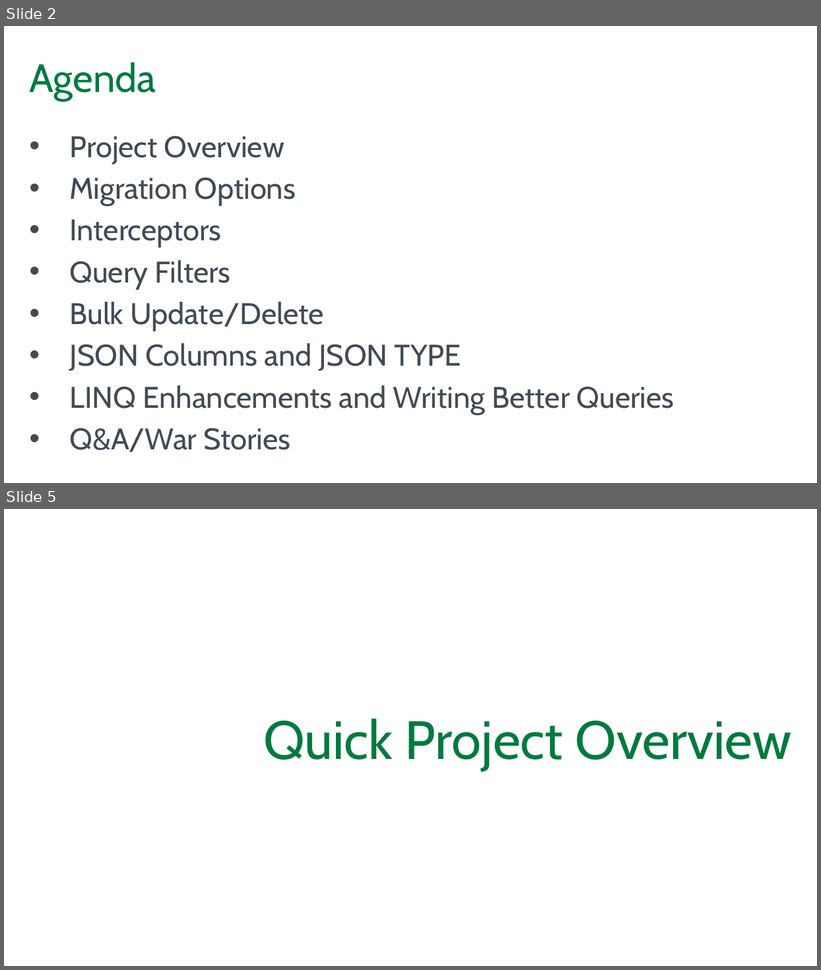
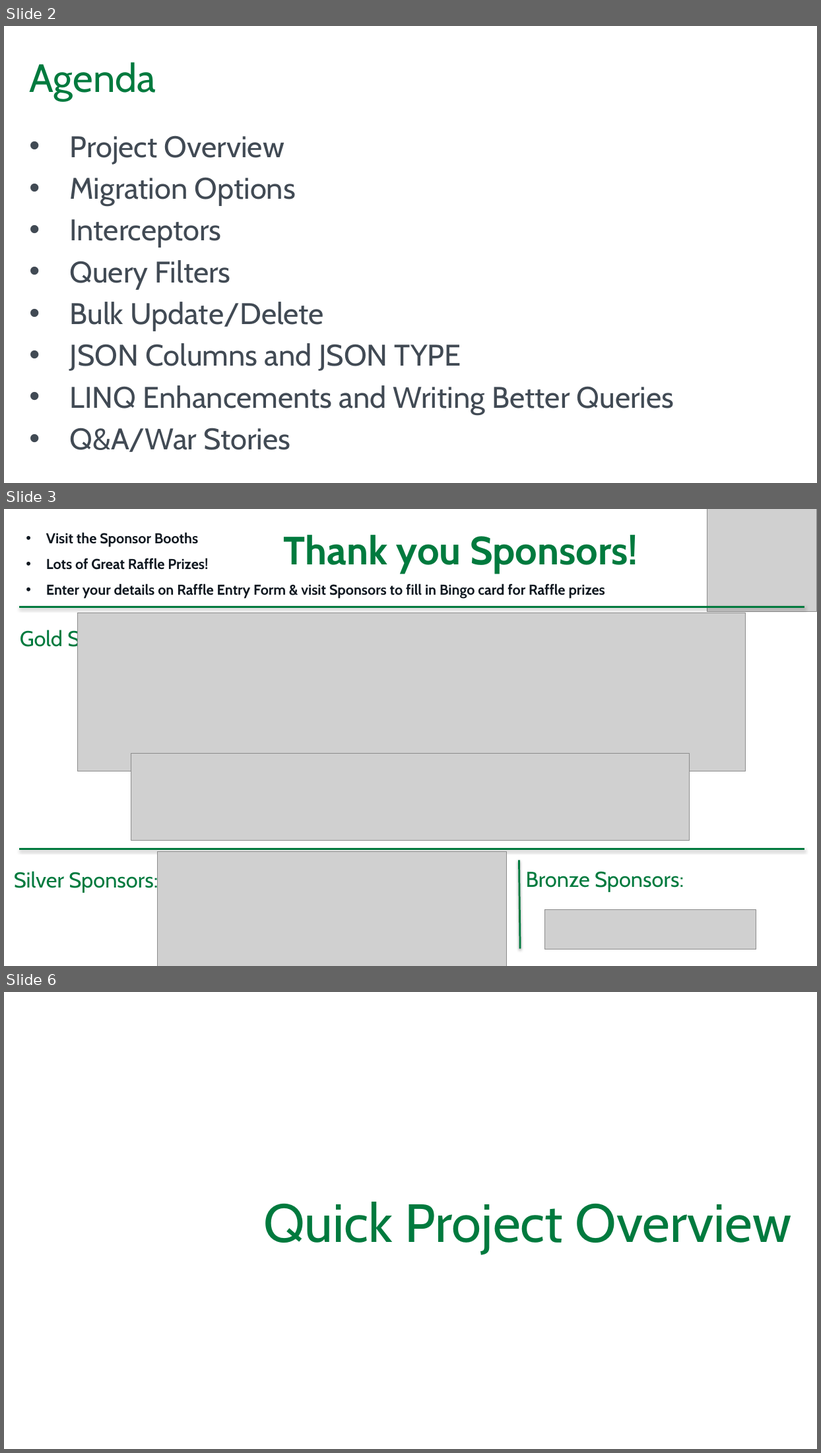
Before and after one commit to blgorman/SQLSaturdayMinnesota2025, a slide deck: RealWorldEF.pptx. Shown one above the other, each under a label of ours: slides 2 and 5 before the commit, slides 2, 3 and 6 after it; the slides between them are not shown. The pictures are 821x970 and 821x1453 pixels, drawn with LibreOffice and Linux fonts; fonts in the diff are those of the drawing; grey boxes stand for pictures; background and template pictures are left out. Boxes give left, top, right and bottom in pixels: in the first picture for what was removed or moved away, otherwise in the second. Text is boxed around its words. In the diff, an @@ line names an element or a change of style, - is before the commit and + after.

Commit message:
update slides with sponsors

```diff
--- a/RealWorldEF.pptx
+++ b/RealWorldEF.pptx
@@ slide 3 added at box(4, 509, 817, 966), background #FFFFFF @@
@@ picture added at box(708, 509, 816, 611) @@
@@ text added at box(46, 532, 605, 599), 16 pt, text #101820, bold @@
+• Visit the Sponsor Booths
+• Lots of Great Raffle Prizes!
+• Enter your details on Raffle Entry Form & visit Sponsors to fill in Bingo card for Raffle prizes
@@ text added at box(284, 535, 638, 573), 44 pt, text #007A3E, bold @@
+Thank you Sponsors!
@@ line added from (19, 607) to (804, 607), #007A3E 2 pt @@
@@ picture added at box(77, 613, 745, 772) @@
@@ text added at box(20, 628, 156, 652), 24 pt, text #007A3E @@
+Gold Sponsors:
@@ picture added at box(131, 754, 689, 841) @@
@@ line added from (19, 850) to (804, 850), #007A3E 2 pt @@
@@ picture added at box(157, 852, 506, 966) @@
@@ line added from (520, 949) to (519, 860), #007A3E 2 pt @@
@@ text added at box(14, 870, 158, 893), 24 pt, text #007A3E @@
+Silver Sponsors:
@@ text added at box(526, 871, 684, 892), 24 pt, text #007A3E @@
+Bronze Sponsors:
@@ picture added at box(545, 910, 756, 950) @@
@@ what was slide 5 is now slide 6 @@
```
Also in this commit, not shown: 3 other slides added, 3 slides removed.
